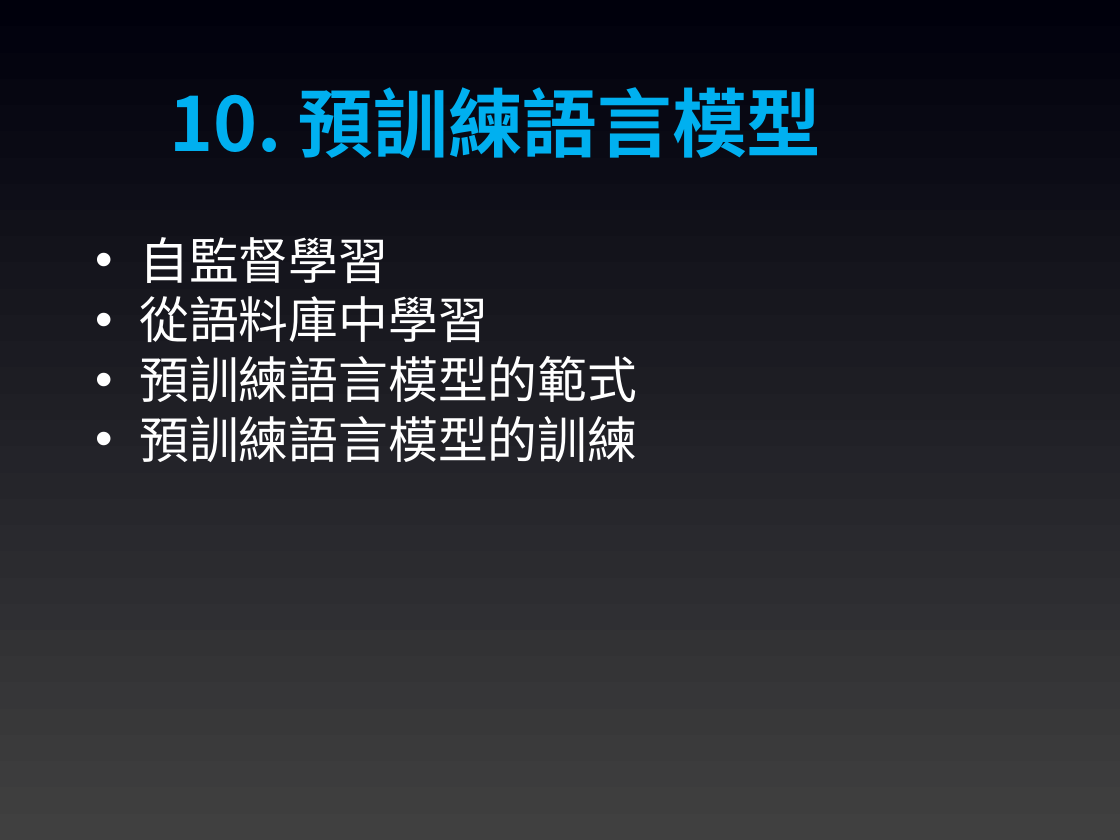
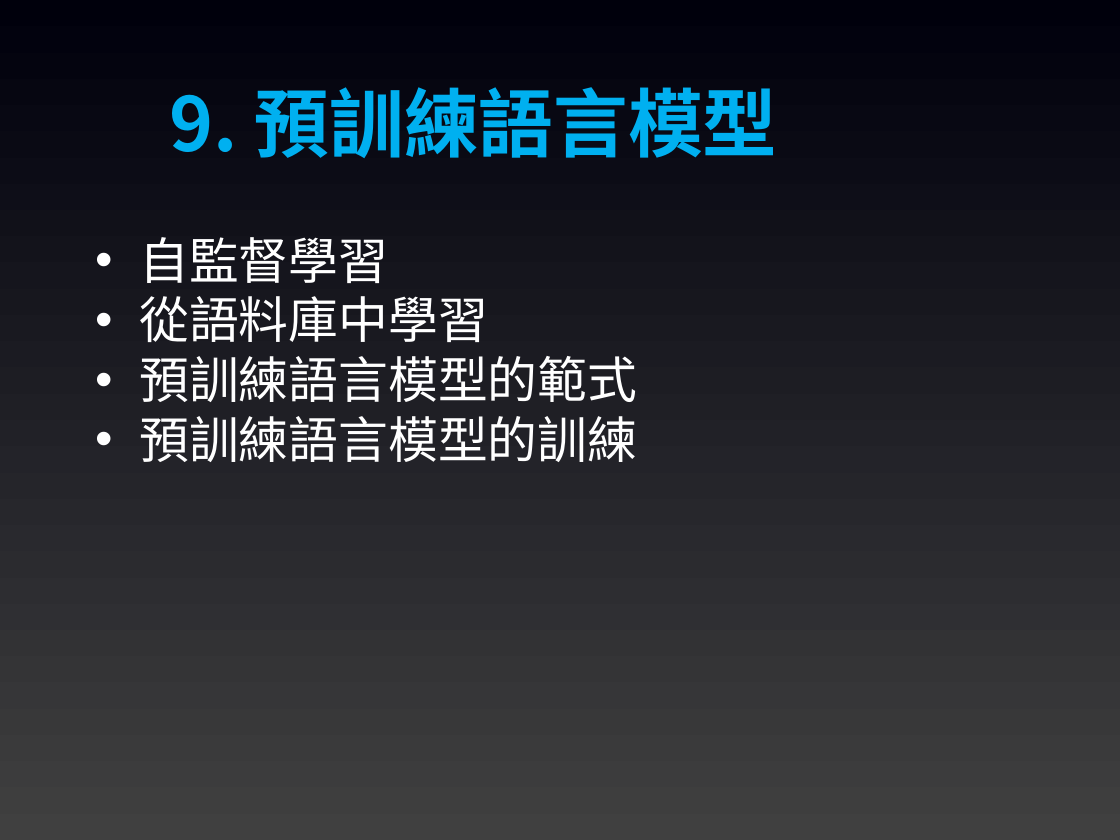
Before and after one commit to joshhu/mustllm20242nd, a slide deck: slide 13 of Slides/Week01/00：課程大綱.pptx (slide 14 before the commit). Drawn at 1120x840 pixels with LibreOffice and Linux fonts; fonts in the diff are those of the drawing. Boxes give left, top, right and bottom in pixels: in the first picture for what was removed or moved away, otherwise in the second. Text is boxed around its words. In the diff, an @@ line names an element or a change of style, - is before the commit and + after.

```diff
--- a/Slides/Week01/00：課程大綱.pptx
+++ b/Slides/Week01/00：課程大綱.pptx
@@ text at bbox=[170, 87, 778, 158]: text changed @@
-10. 預訓練語言模型
+9. 預訓練語言模型
```
Also in this commit, not shown: 9 other slides changed, 1 slide removed, 2 other files.
